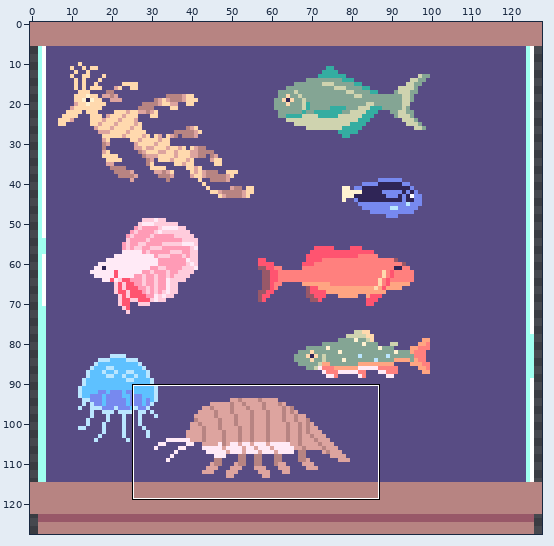
Pixel-art file -- art/drafting.aseprite. Above: a wide view before the commit, with the close-up outlined.
Close-up. Before the edit:
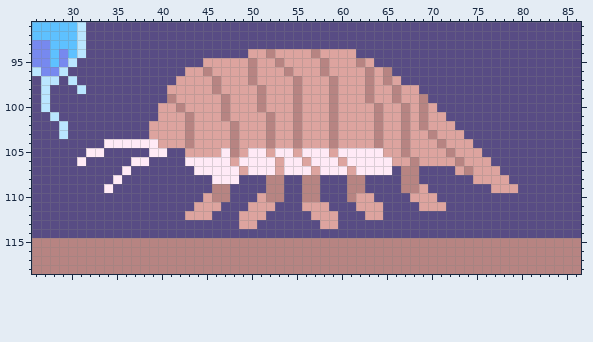
128x128 pixels, 1 frame. Shown: x 26..86, y 91..118.
After the commit:
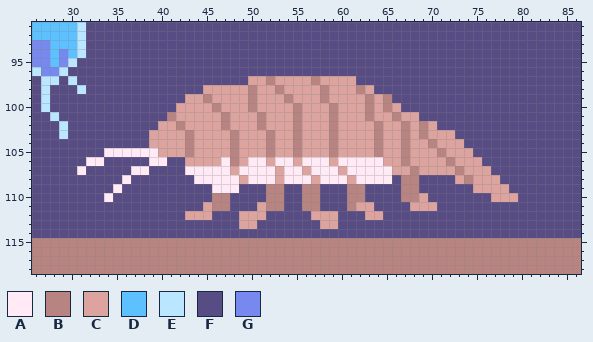
Palette (. is transparent): A #ffeaf6  B #b78482  C #dda49f  D #5ec1ff  E #bae6ff  F #584c84  G #7789ef
The edit:
layer "Layer 5" removed
@@ x 26..86 @@
  93 GGDDDEFFFFFFFFFFFFFFFFFFFFFFFFFFFFFFFFFFFFFFFFFFFFFFFFFFFFFFF
- 94 GGDGDEFFFFFFFFFFFFFFFFFFCCBCCCCBCCCCFFFFFFFFFFFFFFFFFFFFFFFFF
- 95 GGDGEFFFFFFFFFFFFFFCCCCCBCCBCCCCBCCCBCFFFFFFFFFFFFFFFFFFFFFFF
- 96 EGGEFFFFFFFFFFFFFCCBCCCCBCCCBCCCBCCCCBCBFFFFFFFFFFFFFFFFFFFFF
- 97 FEEFEFFFFFFFFFFFCCCCBCCCBCCCCBCCCBCCCBCBCFFFFFFFFFFFFFFFFFFFF
- 98 FEFFFEFFFFFFFFFCCCCCBCCCCBCCCBCCCBCCCBCCBCCFFFFFFFFFFFFFFFFFF
- 99 FEFFFFFFFFFFFFFBCCCCCBCCCBCCCBCCCBCCCBCCBCCBFFFFFFFFFFFFFFFFF
-100 FEFFFFFFFFFFFFCCBCCCCBCCCBCCCBCCCBCCCCBCCBCBCFFFFFFFFFFFFFFFF
-101 FFEFFFFFFFFFFFCCCBCCCBCCCCBCCBCCCBCCCCBCCBCBCCFFFFFFFFFFFFFFF
-102 FFFEFFFFFFFFFCCCCBCCCCBCCCBCCBCCCBCCCCBCCBCBCCCFFFFFFFFFFFFFF
-103 FFFEFFFFFFFFFCCCCBCCCCBCCCBCCBCCCBCCCCBCCBCCBCCCFFFFFFFFFFFFF
-104 FFFFFFFFAAAAAACCCBCCCCBCCCBCCBCCCBCCCCBCCBCCCBCCCFFFFFFFFFFFF
-105 FFFFFFAAFFFFFAAFFCCCCABCAACAACAAACAAAAACCBCCCCBCCCFFFFFFFFFFF
-106 FFFFFAFFFFFAAFFFFAAAAACAAAACAACAAACAAAAACCBCCCCBCCCFFFFFFFFFF
-107 FFFFFFFFFFAFFFFFFFAAAAACAAACAAACAAACAAAAFBBFFFFCBCCCFFFFFFFFF
-108 FFFFFFFFFAFFFFFFFFFFAAAFFFBBFFBBFFFBBFFFFBBFFFFFFCCCCFFFFFFFF
-109 FFFFFFFFAFFFFFFFFFFFBBFFFFBBFFBBFFFBBFFFFBBCFFFFFFFCCCFFFFFFF
-110 FFFFFFFFFFFFFFFFFFFCBBFFFCBBFFBBFFFBCCFFFFCCCFFFFFFFFFFFFFFFF
-111 FFFFFFFFFFFFFFFFFFCCCFFFCCCFFFCCCFFFCCCFFFFCCCFFFFFFFFFFFFFFF
+ 94 GGDGDEFFFFFFFFFFFFFFFFFFFFFFFFFFFFFFFFFFFFFFFFFFFFFFFFFFFFFFF
+ 95 GGDGEFFFFFFFFFFFFFFFFFFFFFFFFFFFFFFFFFFFFFFFFFFFFFFFFFFFFFFFF
+ 96 EGGEFFFFFFFFFFFFFFFFFFFFFFFFFFFFFFFFFFFFFFFFFFFFFFFFFFFFFFFFF
+ 97 FEEFEFFFFFFFFFFFFFFFFFFFCCBCCCCBCCCCFFFFFFFFFFFFFFFFFFFFFFFFF
+ 98 FEFFFEFFFFFFFFFFFFFCCCCCBCCBCCCCBCCCBCFFFFFFFFFFFFFFFFFFFFFFF
+ 99 FEFFFFFFFFFFFFFFFCCBCCCCBCCCBCCCBCCCCBCBFFFFFFFFFFFFFFFFFFFFF
+100 FEFFFFFFFFFFFFFFCCCCBCCCBCCCCBCCCBCCCBCBCFFFFFFFFFFFFFFFFFFFF
+101 FFEFFFFFFFFFFFFBCCCCCBCCCBCCCBCCCBCCCBCCBCCFFFFFFFFFFFFFFFFFF
+102 FFFEFFFFFFFFFFCCBCCCCBCCCBCCCBCCCBCCCCBCCBCBCFFFFFFFFFFFFFFFF
+103 FFFEFFFFFFFFFCCCCBCCCCBCCCBCCBCCCBCCCCBCCBCBCCCFFFFFFFFFFFFFF
+104 FFFFFFFFFFFFFCCCCBCCCCBCCCBCCBCCCBCCCCBCCBCCBCCCFFFFFFFFFFFFF
+105 FFFFFFFFAAAAAACCCBCCCCBCCCBCCBCCCBCCCCBCCBCCCBCCCFFFFFFFFFFFF
+106 FFFFFFAAFFFFFAAFFCCCCABCAACAACAAACAAAAACCBCCCCBCCCFFFFFFFFFFF
+107 FFFFFAFFFFFAAFFFFAAAAACAAAACAACAAACAAAAACCBCCCCBCCCFFFFFFFFFF
+108 FFFFFFFFFFAFFFFFFFAAAAACAAACAAACAAACAAAAFBBFFFFCBCCCFFFFFFFFF
+109 FFFFFFFFFAFFFFFFFFFFAAAFFFBBFFBBFFFBBFFFFBBFFFFFFCCCCFFFFFFFF
+110 FFFFFFFFAFFFFFFFFFFFBBFFFFBBFFBBFFFBBFFFFBBCFFFFFFFCCCFFFFFFF
+111 FFFFFFFFFFFFFFFFFFFCBBFFFCBBFFBBFFFBCCFFFFCCCFFFFFFFFFFFFFFFF
 112 FFFFFFFFFFFFFFFFFCCCFFFCCCFFFFFCCCFFFCCFFFFFFFFFFFFFFFFFFFFFF
Where, in picture pixels (left, top, right, bottom), the same in both close-ups:
changed: (77, 49, 518, 211)
